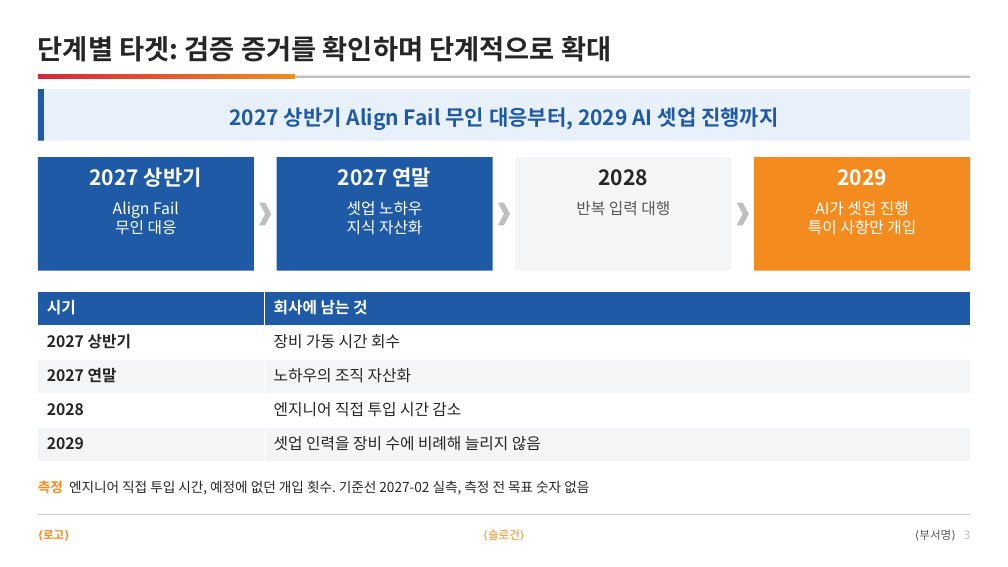
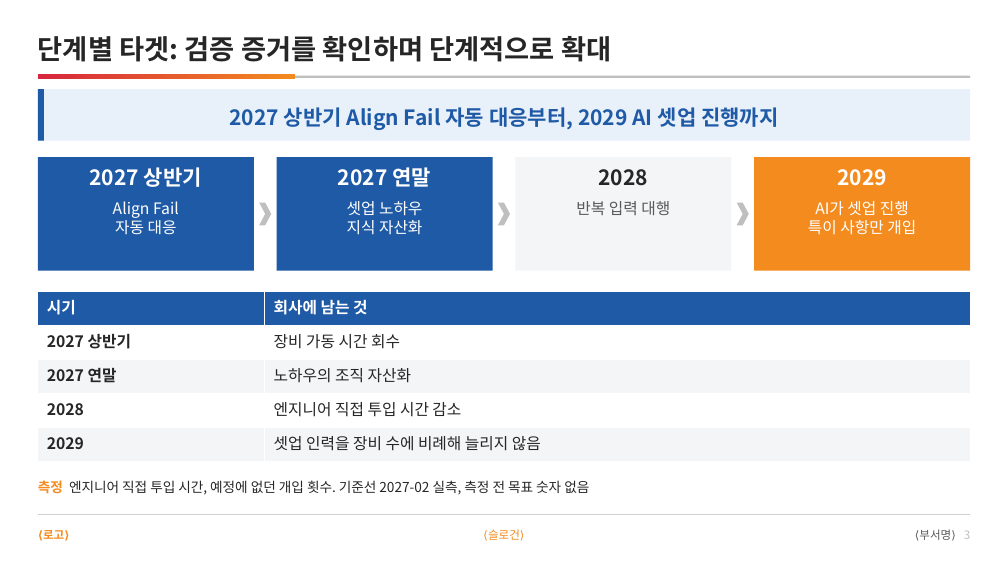
Before and after one commit to DarrenKoi/pm_notes, a slide deck: slide 3 of my-task/arc-tf/deliverables/arc-tf-exec-summary.pptx. Drawn at 1008x567 pixels with LibreOffice and Linux fonts; fonts in the diff are those of the drawing. Boxes give left, top, right and bottom in pixels: in the first picture for what was removed or moved away, otherwise in the second. Text is boxed around its words. In the diff, an @@ line names an element or a change of style, - is before the commit and + after.

```diff
--- a/my-task/arc-tf/deliverables/arc-tf-exec-summary.pptx
+++ b/my-task/arc-tf/deliverables/arc-tf-exec-summary.pptx
@@ text at (229, 107, 778, 130): text changed @@
-2027 상반기 Align Fail 무인 대응부터, 2029 AI 셋업 진행까지
+2027 상반기 Align Fail 자동 대응부터, 2029 AI 셋업 진행까지
@@ text at (115, 217, 177, 235): text changed @@
-무인 대응
+자동 대응
```
Also in this commit, not shown: 2 other slides changed, 17 other files.
